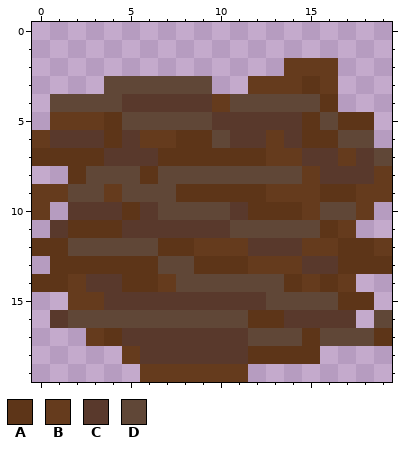
Pixel-art sprite -- src/assets/block/wood/red/middle/wood_red_middle_3.png. The picture above was drawn from the file before the commit.
The file is 20x20 pixels.
Palette (. is transparent): A #5d3518  B #653b1d  C #59392c  D #604737
The same view after the edit:
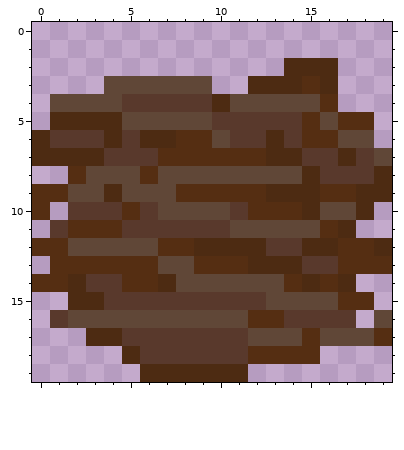
The exact change:
colour A: #5d3518 -> #552e12
colour B: #653b1d -> #4d2b12
Changed rows in their new state; - is a pixel that keeps its letter.
first column x 0:
 5 ----B--------
 6 ----B--------
 7 BBBB---------
 9 AA-----------
10 A------------
12 ------------B
first column x 4:
17 B
Boxes around the changes in both pictures, in picture pixels (x1, y1, x2, y2):
changed: (32, 58, 392, 382)
